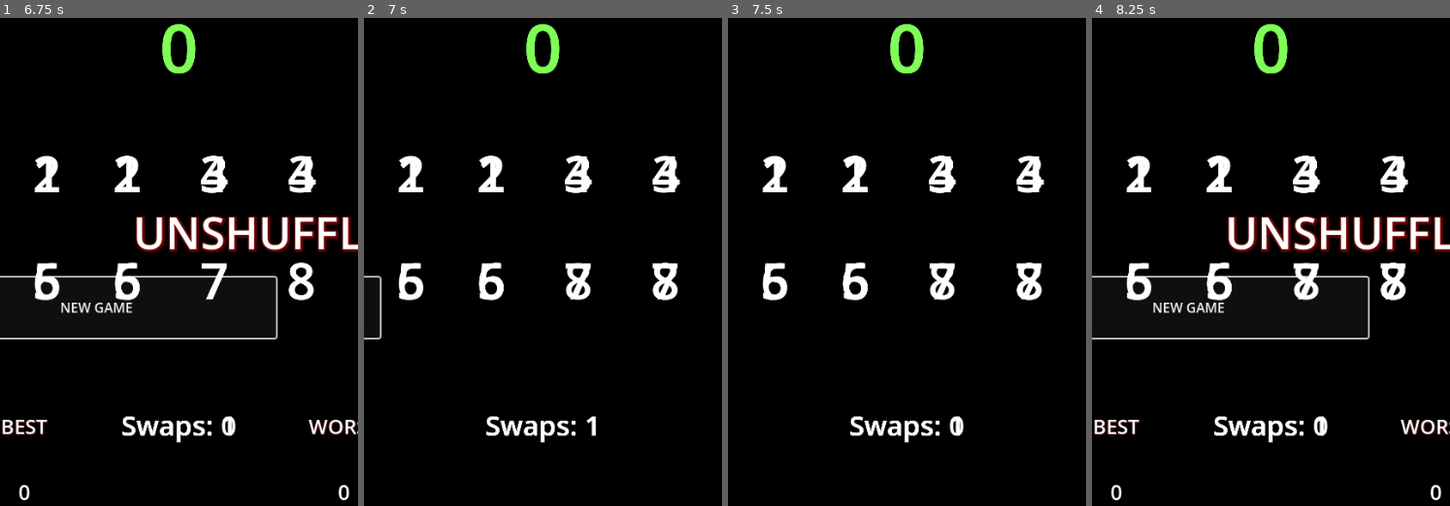
Above: before the commit, frames 1-4 (left to right).
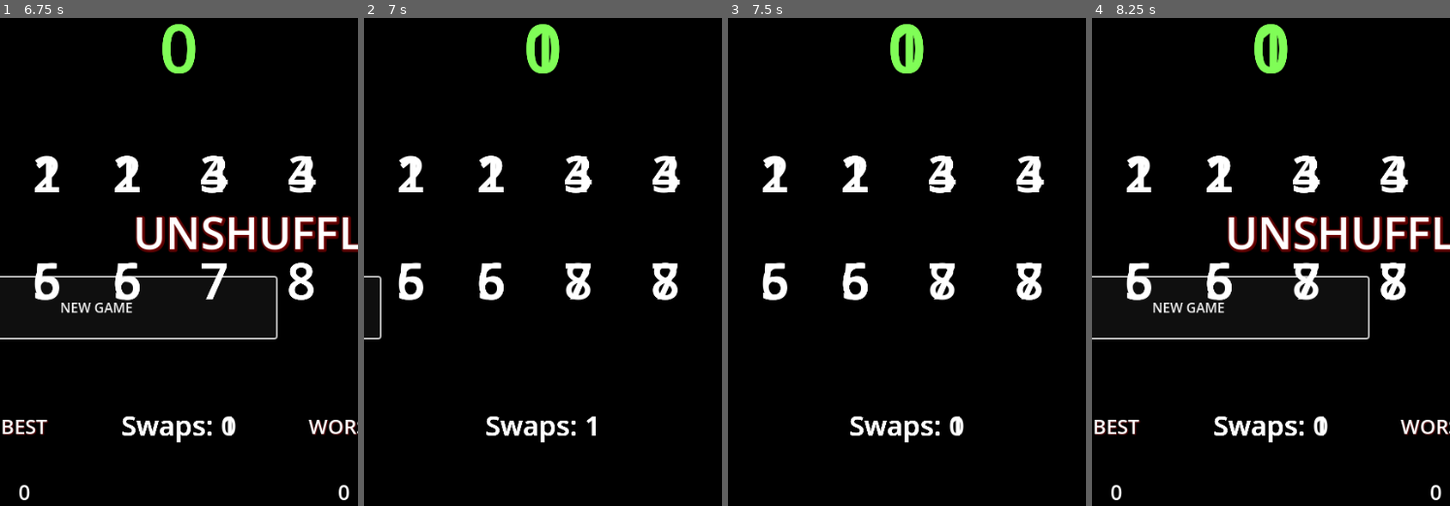
Above: after the commit, the same moments.

Repository: XanderMax/unshuffle
Game: Godot game, scene res://scenes/main.tscn
Same seed, same stepped clock (60 frames per second), same inputs: the game is played once before the commit and once after it.
Inputs (mouse positions are in pixels of both pictures, inside the frame that each line leads up to):
- Up to frame 1 (6.75 s): click "NEW GAME" at 0.5 s; move the mouse to (46, 174) at 1.27 s; click (46, 174) at 1.42 s; tap Enter at 2, 5 s; move the mouse to (128, 174) at 2.02 s; click (128, 174) at 2.17 s; move the mouse to (214, 174) at 2.77 s; click (214, 174) at 2.92 s; tap Space at 3.5, 6.5 s; move the mouse to (300, 174) at 3.52 s; click (300, 174) at 3.67 s; move the mouse to (46, 281) at 4.27 s; click (46, 281) at 4.42 s; move the mouse to (128, 281) at 5.02 s; click (128, 281) at 5.17 s; move the mouse to (214, 281) at 5.77 s; click (214, 281) at 5.92 s; move the mouse to (300, 281) at 6.52 s; click (300, 281) at 6.67 s
- Up to frame 2 (7 s): no input
- Up to frame 3 (7.5 s): move the mouse to (774, 174) at 7.27 s; click (774, 174) at 7.42 s
- Up to frame 4 (8.25 s): tap Enter at 8 s; move the mouse to (1220, 174) at 8.02 s; click (1220, 174) at 8.17 s

Frame 1 is identical in both runs. In frame 2, 0.2% of the frame differs, in the area x 47-53%, y 1-11%; in frame 3, 0.2%; in frame 4, 0.2%.

Commit message:
Add random derangements

Diff:
--- a/godot/scenes/main.gd
+++ b/godot/scenes/main.gd
@@ -1,11 +1,29 @@
 extends Node2D
 
-var game_screen_preload: Resource = preload("res://scenes/game_screen.tscn")
+const game_screen_preload: Resource = preload("res://scenes/game_screen.tscn")
+var _derangements_8: Array
 
 # Called when the node enters the scene tree for the first time.
 func _ready():
 	$MainMenu.playInUi()
 	$MainMenu.newGame.connect(_on_new_game)
+	_read_derangments()
+
+func _read_derangments():
+	const file_name: String = "res://derangements/8.json"
+	assert(FileAccess.file_exists(file_name))
+	var file_data = FileAccess.open(file_name, FileAccess.READ)
+	var parse_result = JSON.parse_string(file_data.get_as_text())
+	assert(parse_result is Array)
+	assert(parse_result.size() > 0)
+	self._derangements_8 = parse_result
+
+func _get_random_derangement() -> Array:
+	assert(self._derangements_8.size() > 0)
+	var random_index = randi() % self._derangements_8.size()
+	var random_array: Array = self._derangements_8[random_index]
+	assert(random_array.size() == 8)
+	return random_array
 
 func _on_new_game():
 	if $MainMenu.playout_finished.is_connected(_on_new_game_playout_finished):
@@ -16,7 +34,7 @@
 func _on_new_game_playout_finished():
 	print("_on_new_game_playout_finished")
 	var game_screen: GameScreen = game_screen_preload.instantiate() as GameScreen
-	game_screen.reset([7, 6, 5, 4, 3, 2, 1, 0])
+	game_screen.reset(self._get_random_derangement())
 	if game_screen:
 		get_parent().add_child(game_screen) # TODO: figure out why get_parent is needed
 
